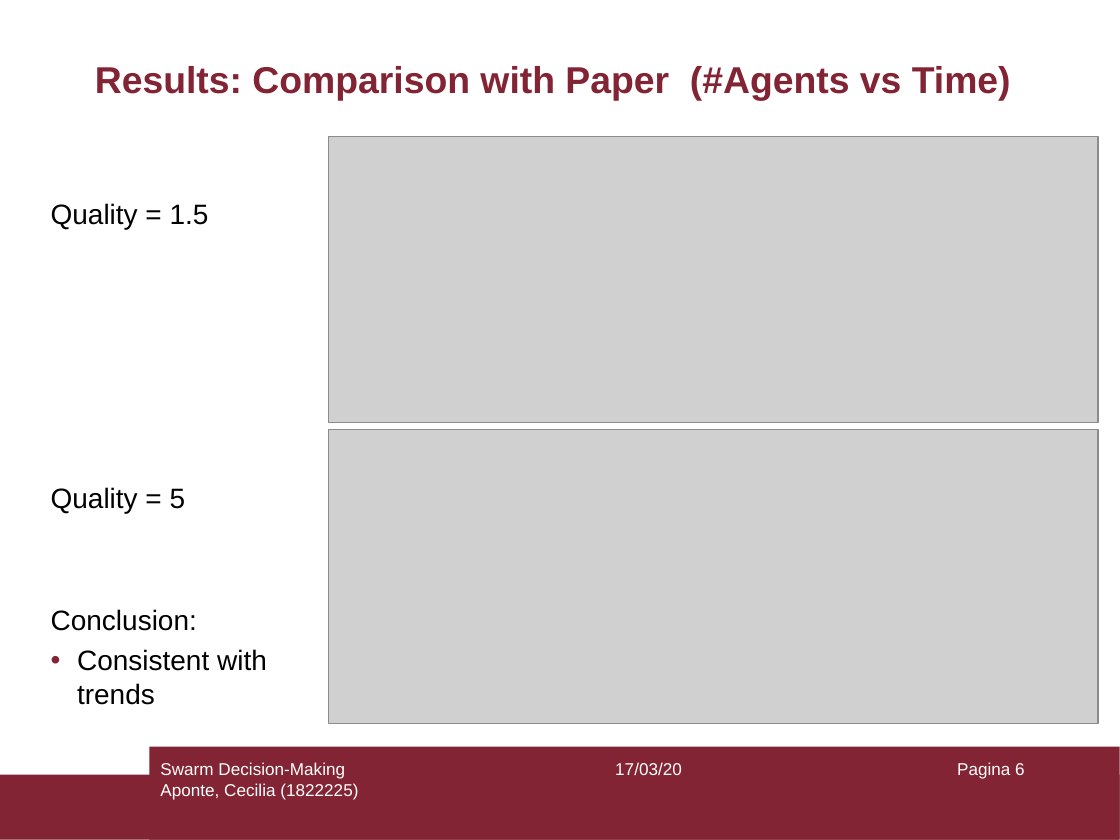
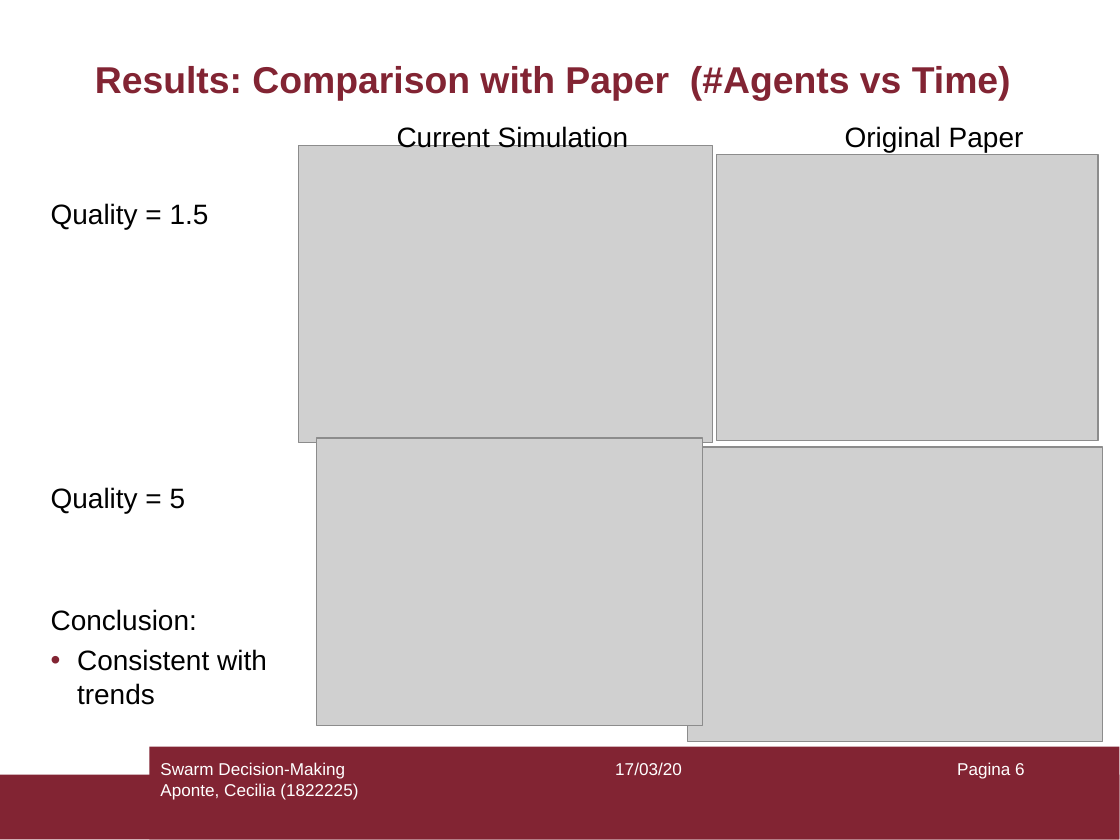
Before and after one commit to ccapontep/Multi-Agent_Swarm_Collective-Decision-Making, a slide deck: slide 6 of Swarm Decision Making Presentation_Aponte.ppt. Drawn at 1120x840 pixels with LibreOffice and Linux fonts; fonts in the diff are those of the drawing; grey boxes stand for pictures. Boxes give left, top, right and bottom in pixels: in the first picture for what was removed or moved away, otherwise in the second. Text is boxed around its words. In the diff, an @@ line names an element or a change of style, - is before the commit and + after.

Commit message:
updated ppt presentation

```diff
--- a/Swarm Decision Making Presentation_Aponte.ppt
+++ b/Swarm Decision Making Presentation_Aponte.ppt
@@ picture added at [298,146,712,442] @@
@@ text added at [397,125,1024,152], 18 pt, text #000000 @@
+Current Simulation Original Paper
@@ picture: place and size @@
-picture at [329,137,1099,422]
+picture at [717,155,1098,440]
@@ picture added at [317,438,703,726] @@
@@ picture: place and size @@
-picture at [329,429,1099,724]
+picture at [688,447,1102,741]
```
Also in this commit, not shown: 4 other slides changed, 9 other files.
